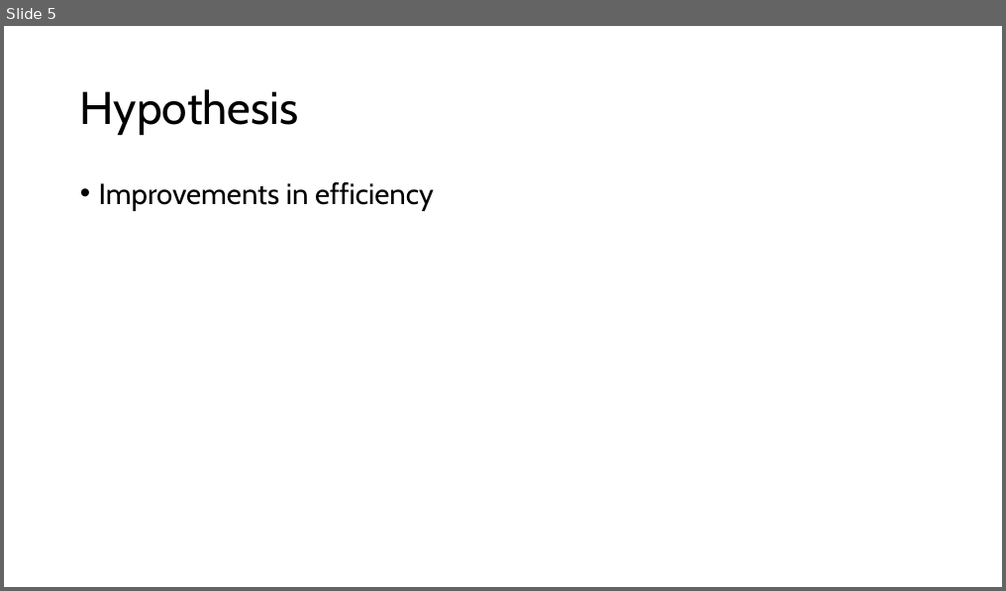
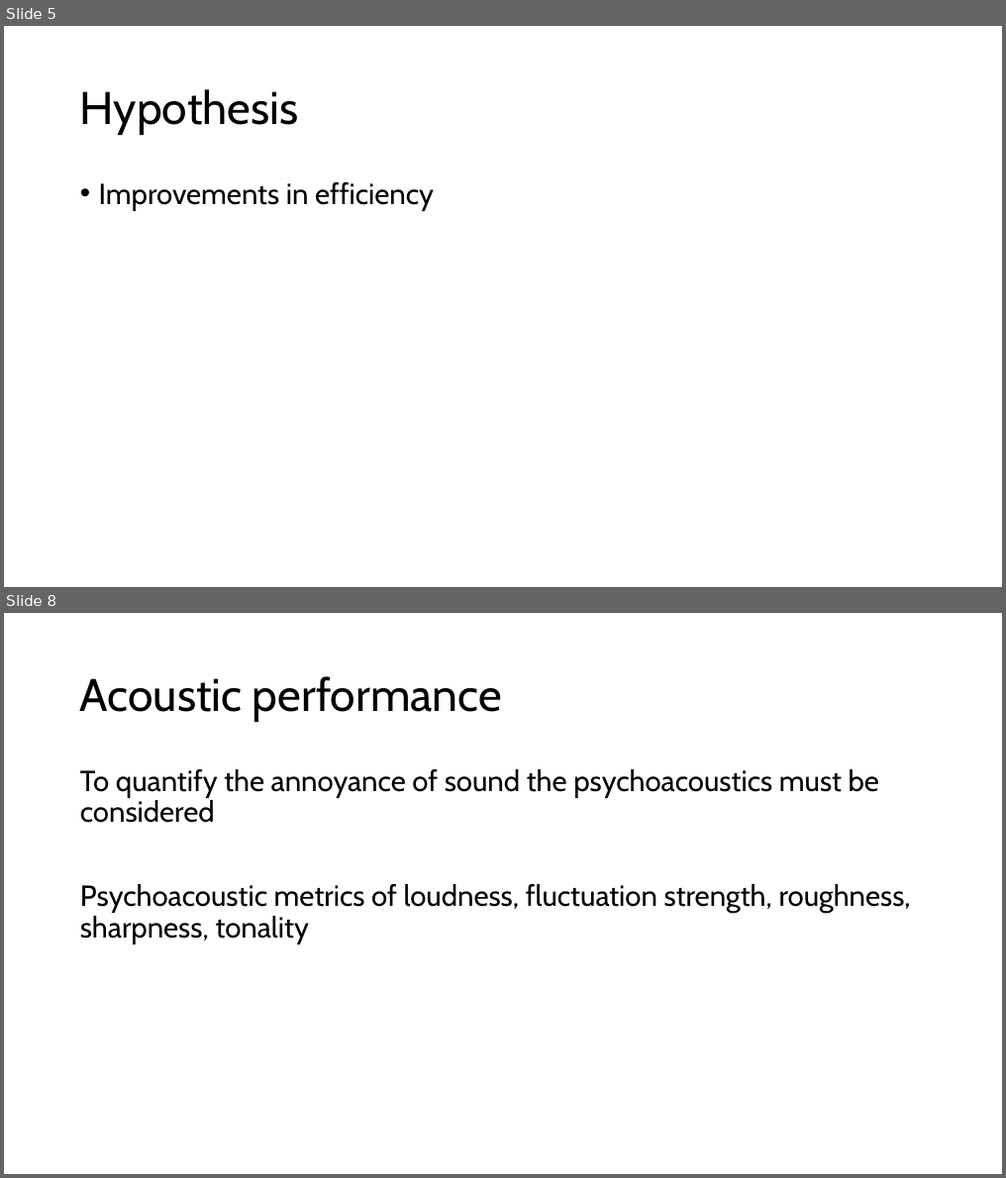
Before and after one commit to lpender3672/propeller-acoustics, a slide deck: deliverables/michaelmas_presentation.pptx. Shown one above the other, each under a label of ours: slide 5 before the commit, slides 5 and 8 after it; the slides between them are not shown. The pictures are 1006x591 and 1006x1178 pixels, drawn with LibreOffice and Linux fonts; fonts in the diff are those of the drawing. Boxes give left, top, right and bottom in pixels: in the first picture for what was removed or moved away, otherwise in the second. Text is boxed around its words. In the diff, an @@ line names an element or a change of style, - is before the commit and + after.

```diff
--- a/deliverables/michaelmas_presentation.pptx
+++ b/deliverables/michaelmas_presentation.pptx
@@ slide 8 added at [4, 613, 1002, 1174], background #FFFFFF @@
@@ title added at [80, 676, 502, 722], 44 pt, text #000000 @@
+Acoustic performance
@@ text added at [80, 769, 911, 945], 28 pt, text #000000 @@
+To quantify the annoyance of sound the psychoacoustics must be considered
+Psychoacoustic metrics of loudness, fluctuation strength, roughness, sharpness, tonality
```
Also in this commit, not shown: 3 slides changed, 3 other slides added, 2 slides removed.
